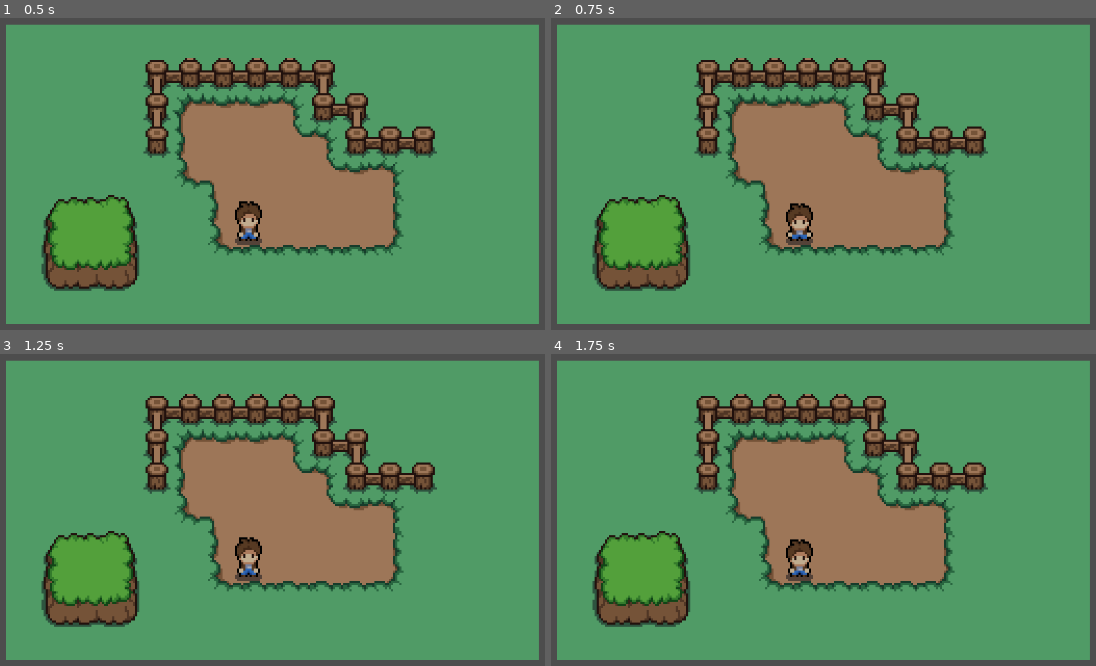
Above: before the commit, frames 1-4 (two rows, left to right).
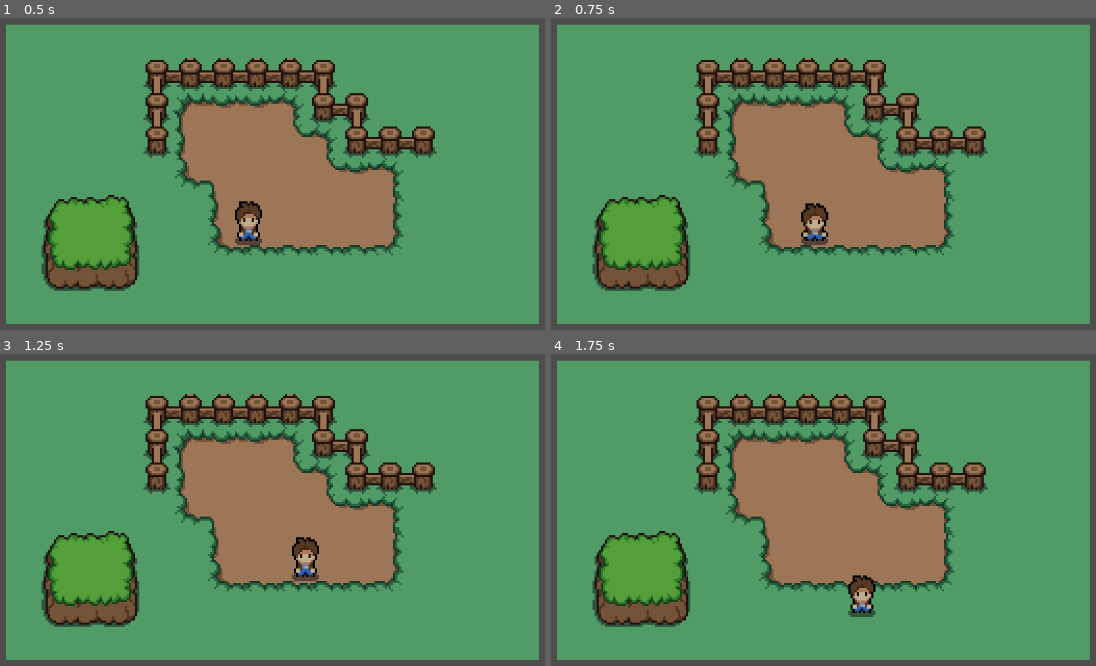
Above: after the commit, the same moments.

Repository: holanda-lucas/state-machine-godot
Game: Godot game, scene res://Scenes/game.tscn
Same seed, same stepped clock (60 frames per second), same inputs: the game is played once before the commit and once after it.
Inputs (mouse positions are in pixels of both pictures, inside the frame that each line leads up to):
- Up to frame 1 (0.5 s): no input
- Up to frame 2 (0.75 s): tap Enter at 0.5 s; move the mouse to (976, 183) at 0.52 s; hold Right (ui_right) from 0.53 s (still down); hold A (Variable1) from 0.53 s (still down)
- Up to frame 3 (1.25 s): keep holding Right (ui_right); keep holding A (Variable1); tap B (Variable2) at 0.8 s
- Up to frame 4 (1.75 s): move the mouse to (638, 563) at 1.27 s; release Right (ui_right) at 1.28 s; release A (Variable1) at 1.28 s; hold Down (ui_down) from 1.28 s (still down); tap B (Variable2) at 1.35 s; tap C (Variable3) at 1.55 s

Frame 1 is identical in both runs. In frame 2, 0.8% of the frame differs, in the area x 43-52%, y 59-73%; in frame 3, 1.1%; in frame 4, 1.1%, in the area x 43-60%, y 59-85%.

Commit message:
adding some states to test

Diff:
--- a/Scenes/game.tscn
+++ b/Scenes/game.tscn
@@ -119,5 +119,6 @@
 [node name="Player" parent="." instance=ExtResource("4_ja2t5")]
 position = Vector2(-12, 7)
 
-[node name="Camera2D" type="Camera2D" parent="Player"]
+[node name="Camera2D" type="Camera2D" parent="."]
+position = Vector2(-12, 7)
 zoom = Vector2(3, 3)
--- a/Scenes/player.tscn
+++ b/Scenes/player.tscn
@@ -1,11 +1,10 @@
-[gd_scene load_steps=20 format=3 uid="uid://db67cs66prqtl"]
+[gd_scene load_steps=18 format=3 uid="uid://db67cs66prqtl"]
 
 [ext_resource type="Script" path="res://Scripts/player.gd" id="1_gyqys"]
 [ext_resource type="PackedScene" uid="uid://bi3exr6kanflh" path="res://Scenes/state_machine.tscn" id="1_o1w3s"]
-[ext_resource type="Script" path="res://Scripts/StatesTest/state_1.gd" id="2_eirpa"]
-[ext_resource type="Script" path="res://Scripts/StatesTest/state_2.gd" id="3_aks7r"]
-[ext_resource type="Script" path="res://Scripts/StatesTest/state_3.gd" id="4_h8gkt"]
+[ext_resource type="Script" path="res://Scripts/StatesTest/idle.gd" id="4_iuyfg"]
 [ext_resource type="Texture2D" uid="uid://cxieklgh45d4y" path="res://Sprites/characters/player.png" id="5_e435o"]
+[ext_resource type="Script" path="res://Scripts/StatesTest/movewasd.gd" id="5_rdxw0"]
 [ext_resource type="Script" path="res://Scripts/Transition.gd" id="6_ow2e1"]
 
 [sub_resource type="AtlasTexture" id="AtlasTexture_ld2te"]
@@ -61,29 +60,20 @@
 [sub_resource type="RectangleShape2D" id="RectangleShape2D_k5rw0"]
 size = Vector2(11, 8)
 
-[sub_resource type="Resource" id="Resource_cxw8m"]
+[sub_resource type="CircleShape2D" id="CircleShape2D_ws3ny"]
+radius = 50.4876
+
+[sub_resource type="Resource" id="Resource_f766k"]
 script = ExtResource("6_ow2e1")
-transition_to = NodePath("../B")
-true_conditions = Array[StringName]([&"var1", &"var2"])
-false_conditions = Array[StringName]([&"var3"])
-
-[sub_resource type="Resource" id="Resource_bky60"]
-script = ExtResource("6_ow2e1")
-transition_to = NodePath("../C")
-true_conditions = Array[StringName]([&"var3"])
-false_conditions = Array[StringName]([&"var1", &"var2"])
-
-[sub_resource type="Resource" id="Resource_smrdd"]
-script = ExtResource("6_ow2e1")
-transition_to = NodePath("../A")
-true_conditions = Array[StringName]([&"var3"])
+transition_to = NodePath("../walk")
+true_conditions = Array[StringName]([&"is_moving"])
 false_conditions = Array[StringName]([])
 
-[sub_resource type="Resource" id="Resource_oyhlj"]
+[sub_resource type="Resource" id="Resource_cubpi"]
 script = ExtResource("6_ow2e1")
-transition_to = NodePath("../A")
-true_conditions = Array[StringName]([&"var1"])
-false_conditions = Array[StringName]([])
+transition_to = NodePath("../idle")
+true_conditions = Array[StringName]([])
+false_conditions = Array[StringName]([&"is_moving"])
 
 [node name="Player" type="CharacterBody2D"]
 script = ExtResource("1_gyqys")
@@ -98,16 +88,23 @@
 position = Vector2(0.5, 13)
 shape = SubResource("RectangleShape2D_k5rw0")
 
+[node name="PerceptionArea" type="Area2D" parent="."]
+
+[node name="CollisionShape2D" type="CollisionShape2D" parent="PerceptionArea"]
+position = Vector2(0, 8)
+shape = SubResource("CircleShape2D_ws3ny")
+
 [node name="StateMachine" parent="." instance=ExtResource("1_o1w3s")]
 
-[node name="A" type="Node" parent="StateMachine"]
-script = ExtResource("2_eirpa")
-transitions = Array[ExtResource("6_ow2e1")]([SubResource("Resource_cxw8m"), SubResource("Resource_bky60")])
+[node name="idle" type="Node" parent="StateMachine" node_paths=PackedStringArray("character")]
+script = ExtResource("4_iuyfg")
+character = NodePath("../..")
+transitions = Array[ExtResource("6_ow2e1")]([SubResource("Resource_f766k")])
 
-[node name="B" type="Node" parent="StateMachine"]
-script = ExtResource("3_aks7r")
-transitions = Array[ExtResource("6_ow2e1")]([SubResource("Resource_smrdd")])
+[node name="walk" type="Node" parent="StateMachine" node_paths=PackedStringArray("character")]
+script = ExtResource("5_rdxw0")
+character = NodePath("../..")
+transitions = Array[ExtResource("6_ow2e1")]([SubResource("Resource_cubpi")])
 
-[node name="C" type="Node" parent="StateMachine"]
-script = ExtResource("4_h8gkt")
-transitions = Array[ExtResource("6_ow2e1")]([SubResource("Resource_oyhlj")])
+[connection signal="mouse_entered" from="PerceptionArea" to="." method="_on_mouse_entered"]
+[connection signal="mouse_exited" from="PerceptionArea" to="." method="_on_mouse_exited"]
--- /dev/null
+++ b/Scripts/StatesTest/FollowMouse.gd
@@ -0,0 +1,15 @@
+extends State
+
+@export var character: CharacterBody2D
+@export var moveSpeed := 40
+
+func enter() -> void:
+	print("entrando no estado moving")
+
+func behave(_delta: float) -> void:
+	var direction := character.get_global_mouse_position() - character.global_position
+
+	character.velocity = direction.normalized() * moveSpeed
+
+func exit() -> void:
+	print("saindo no estado moving")
--- /dev/null
+++ b/Scripts/StatesTest/idle.gd
@@ -0,0 +1,13 @@
+extends State
+
+@export var character: CharacterBody2D
+
+func enter() -> void:
+	character.velocity = Vector2.ZERO
+	print("entrando no estado idle")
+
+func behave(_delta: float) -> void:
+	pass
+
+func exit() -> void:
+	print("saindo no estado idle")
--- /dev/null
+++ b/Scripts/StatesTest/movewasd.gd
@@ -0,0 +1,16 @@
+extends State
+
+@export var character: CharacterBody2D
+@export var speed = 40
+
+var direction: Vector2 = Vector2.ZERO
+
+func enter() -> void:
+	direction.y = Input.get_action_strength("ui_down") - Input.get_action_strength("ui_up")
+	direction.x = Input.get_action_strength("ui_right") - Input.get_action_strength("ui_left")
+
+
+func behave(delta: float) -> void:
+	direction.y = Input.get_action_strength("ui_down") - Input.get_action_strength("ui_up")
+	direction.x = Input.get_action_strength("ui_right") - Input.get_action_strength("ui_left")
+	character.velocity = direction * speed
--- a/Scripts/StatesTest/state_1.gd
+++ b/Scripts/StatesTest/state_1.gd
@@ -1,4 +1,4 @@
 extends State
 
-func behave() -> void:
+func behave(_delta) -> void:
 	print("Mensagem do estado 1")
--- a/Scripts/StatesTest/state_2.gd
+++ b/Scripts/StatesTest/state_2.gd
@@ -1,4 +1,4 @@
 extends State
 
-func behave() -> void:
+func behave(_delta) -> void:
 	print("Mensagem do estado 2")
--- a/Scripts/StatesTest/state_3.gd
+++ b/Scripts/StatesTest/state_3.gd
@@ -1,4 +1,4 @@
 extends State
 
-func behave() -> void:
+func behave(_delta) -> void:
 	print("Mensagem do estado 3")
--- a/Scripts/player.gd
+++ b/Scripts/player.gd
@@ -3,19 +3,28 @@
 @onready var state_machine: StateMachine = $StateMachine
 
 func _process(delta: float) -> void:
-	if Input.is_action_pressed("Variable1"):
-		state_machine.change_condition("var1", true)
-	elif Input.is_action_just_released("Variable1"):
-		state_machine.change_condition("var1", false)
+	var var1 := Input.is_action_pressed("Variable1")
+	state_machine.change_condition("var1", var1)
+
+	var var2 := Input.is_action_pressed("Variable2")
+	state_machine.change_condition("var2", var2)
+
+	var var3 := Input.is_action_pressed("Variable3")
+	state_machine.change_condition("var3", var3)
 
 
-	if Input.is_action_pressed("Variable2"):
-		state_machine.change_condition("var2", true)
-	elif Input.is_action_just_released("Variable2"):
-		state_machine.change_condition("var2", false)
+	var x := Input.get_action_strength("ui_down") - Input.get_action_strength("ui_up")
+	var y := Input.get_action_strength("ui_right") - Input.get_action_strength("ui_left")
+	var is_moving :=  y != 0 or x != 0
+	state_machine.change_condition("is_moving", is_moving)
 
 
-	if Input.is_action_pressed("Variable3"):
-		state_machine.change_condition("var3", true)
-	elif Input.is_action_just_released("Variable3"):
-		state_machine.change_condition("var3", false)
+func _physics_process(delta: float) -> void:
+	move_and_slide()
+
+func _on_mouse_entered() -> void:
+	state_machine.change_condition("mouse_entered", true)
+
+
+func _on_mouse_exited() -> void:
+	state_machine.change_condition("mouse_entered", false)
--- a/Scripts/state.gd
+++ b/Scripts/state.gd
@@ -6,5 +6,11 @@
 
 @export var transitions: Array[Transition] = []
 
-func behave() -> void:
+func enter() -> void:
 	pass
+
+func behave(_delta) -> void:
+	pass
+
+func exit() -> void:
+	pass
--- a/Scripts/state_machine.gd
+++ b/Scripts/state_machine.gd
@@ -24,6 +24,7 @@
 				_conditions[condition] = false
 
 	_currentState = get_child(0)
+	_currentState.enter()
 
 
 # Verifica possíveis trocas
@@ -34,12 +35,11 @@
 func _check_state_change() -> State:
 	for transition in _currentState.transitions:
 		if check_conditions(transition):
-			print(transition.transition_to)
 			return _currentState.get_node(transition.transition_to) as State
 
 	return null
 
-#erifica todas as condições estabelecidas pelo estado
+# Verifica todas as condições estabelecidas pelo estado
 func check_conditions(transition: Transition) -> bool:
 	for condition in transition.true_conditions:
 		if not _conditions[condition]:
@@ -57,7 +57,11 @@
 	_conditions[key] = value
 	var next_state := _check_state_change()
 	if (next_state != null):
+		_currentState.exit()
+
 		_currentState = next_state
+
+		_currentState.enter()
 
 
 # /////////////////////////////////////////////////////////////////////////////
@@ -71,4 +75,4 @@
 func _process(delta: float) -> void:
 	if can_process:
 		print(_conditions)
-		_currentState.behave()
+		_currentState.behave(delta)
--- a/project.godot
+++ b/project.godot
@@ -31,6 +31,10 @@
 "events": [Object(InputEventKey,"resource_local_to_scene":false,"resource_name":"","device":-1,"window_id":0,"alt_press …(191 unchanged characters)…
 ]
 }
+bagulho={
+"deadzone": 0.5,
+"events": []
+}
 
 [rendering]
 
